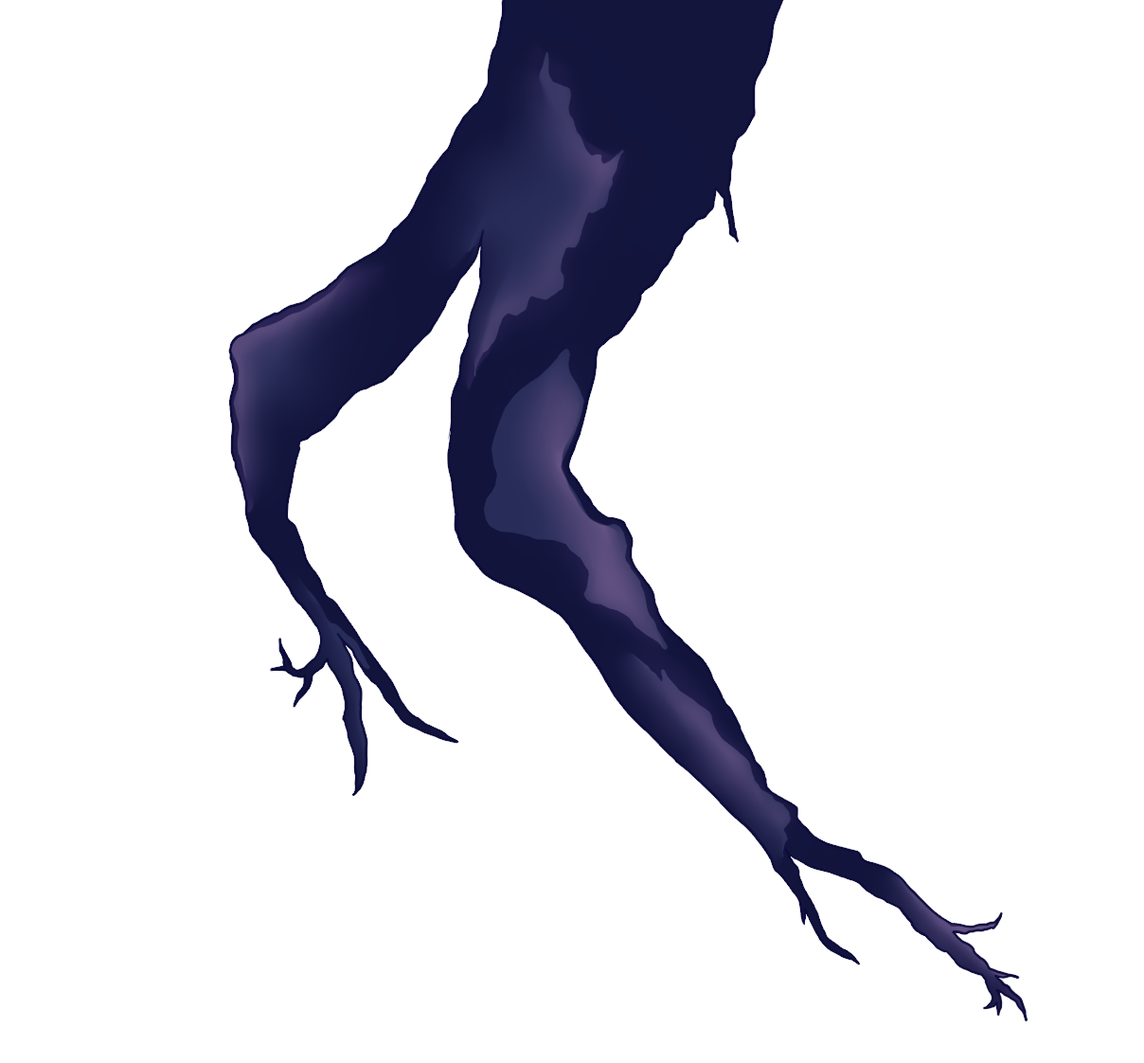
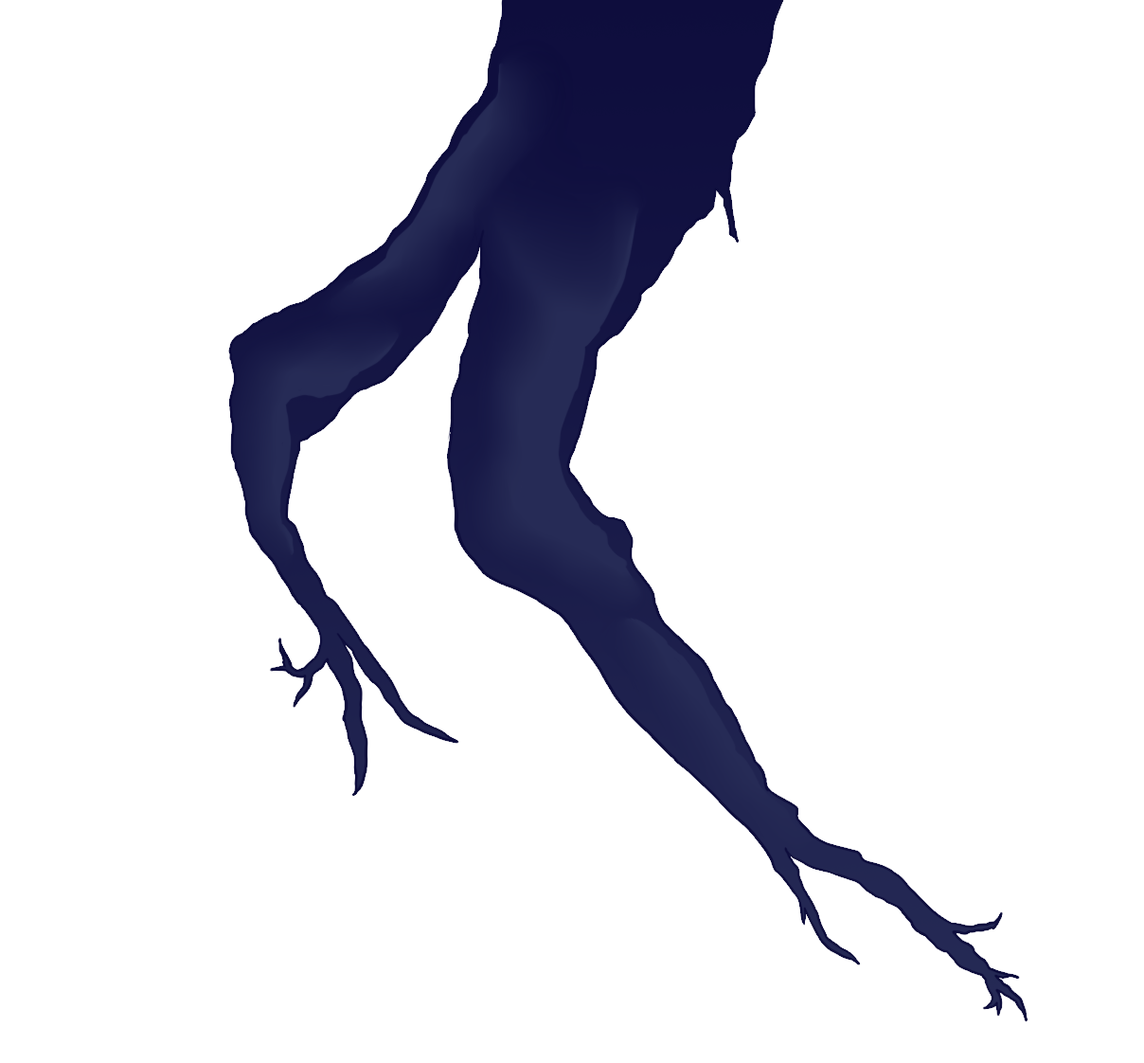
Two versions of the same layered image (1144 x 1063). Layer-by-layer changes:
added layer "Layer2" above "Vrstva 1" over <box>229,0,1028,1021</box>
added layer "Vrstva 1" above "Layer5" over <box>229,0,1028,1021</box>
renamed "Layer2" to "Layer5", painted on it over <box>229,0,1028,1021</box>
removed layer "Layer4" over <box>229,0,1028,1021</box>
